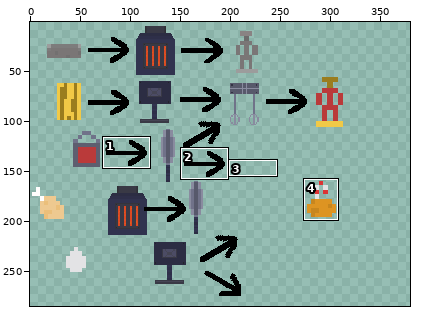
Sprite sheet -- android/assets/instructions.png. The first picture is a wide view before the edit; the outline marks the close-up.
Close-up. As it was:
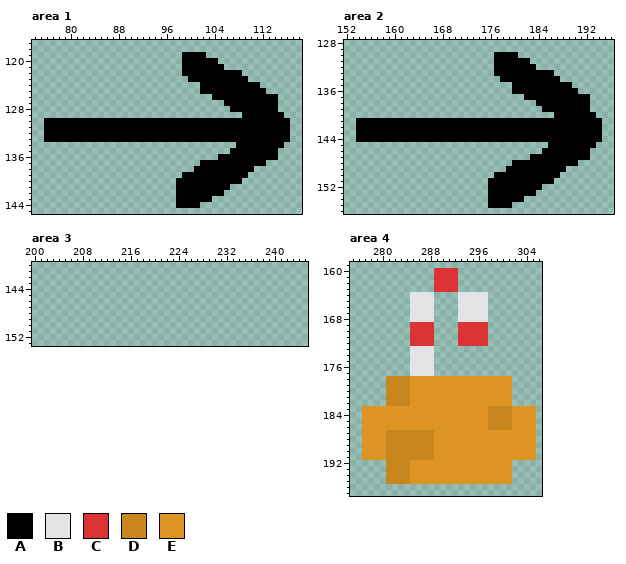
The file is 384x288 pixels. Colours within 5 levels of each other are drawn and written as one. Shown: area 1: x 74..118, y 117..145; area 2: x 152..196, y 128..156; area 3: x 200..245, y 140..153; area 4: x 275..306, y 159..197. The old version is drawn lined up with the new one. The wide view leaves out empty margins. The commit also changed other parts of the picture, which this record leaves out.
Palette (. is transparent): A #000000  B #e3e3e5  C #dc3434  D #c7861e  E #dd9422
Pixels before, area 1, first column x 76:
119 .......................AAAA..............
120 .......................AAAAAA............
121 .......................AAAAAAA...........
122 .......................AAAAAAAAAA........
123 ........................AAAAAAAAAA.......
124 ..........................AAAAAAAAAA.....
125 ..........................AAAAAAAAAAA....
126 ............................AAAAAAAAAAA..
127 ..............................AAAAAAAAA..
128 ...............................AAAAAAAA..
129 .................................AAAAAAA.
130 AAAAAAAAAAAAAAAAAAAAAAAAAAAAAAAAAAAAAAAAA
131 AAAAAAAAAAAAAAAAAAAAAAAAAAAAAAAAAAAAAAAAA
132 AAAAAAAAAAAAAAAAAAAAAAAAAAAAAAAAAAAAAAAAA
133 AAAAAAAAAAAAAAAAAAAAAAAAAAAAAAAAAAAAAAAAA
134 ................................AAAAAAAA.
135 ...............................AAAAAAAA..
136 .............................AAAAAAAAAA..
137 ..........................AAAAAAAAAAA....
138 .........................AAAAAAAAAA......
139 .......................AAAAAAAAAAA.......
140 ......................AAAAAAAAAAA........
141 ......................AAAAAAAAA..........
142 ......................AAAAAAAA...........
143 ......................AAAAAA.............
144 ......................AAAA...............
Pixels before, area 2, first column x 154:
130 .......................AAAA..............
131 .......................AAAAAA............
132 .......................AAAAAAA...........
133 .......................AAAAAAAAAA........
134 ........................AAAAAAAAAA.......
135 ..........................AAAAAAAAAA.....
136 ..........................AAAAAAAAAAA....
137 ............................AAAAAAAAAAA..
138 ..............................AAAAAAAAA..
139 ...............................AAAAAAAA..
140 .................................AAAAAAA.
141 AAAAAAAAAAAAAAAAAAAAAAAAAAAAAAAAAAAAAAAAA
142 AAAAAAAAAAAAAAAAAAAAAAAAAAAAAAAAAAAAAAAAA
143 AAAAAAAAAAAAAAAAAAAAAAAAAAAAAAAAAAAAAAAAA
144 AAAAAAAAAAAAAAAAAAAAAAAAAAAAAAAAAAAAAAAAA
145 ................................AAAAAAAA.
146 ...............................AAAAAAAA..
147 .............................AAAAAAAAAA..
148 ..........................AAAAAAAAAAA....
149 .........................AAAAAAAAAA......
150 .......................AAAAAAAAAAA.......
151 ......................AAAAAAAAAAA........
152 ......................AAAAAAAAA..........
153 ......................AAAAAAAA...........
154 ......................AAAAAA.............
155 ......................AAAA...............
Pixels before, area 4, first column x 277:
160 ............CCCC.............
161 ............CCCC.............
162 ............CCCC.............
163 ............CCCC.............
164 ........BBBB....BBBBB........
165 ........BBBB....BBBBB........
166 ........BBBB....BBBBB........
167 ........BBBB....BBBBB........
168 ........BBBB....BBBBB........
169 ........CCCC....CCCCC........
170 ........CCCC....CCCCC........
171 ........CCCC....CCCCC........
172 ........CCCC....CCCCC........
173 ........BBBB.................
174 ........BBBB.................
175 ........BBBB.................
176 ........BBBB.................
177 ........BBBB.................
178 ....DDDDEEEEEEEEEEEEEEEEE....
179 ....DDDDEEEEEEEEEEEEEEEEE....
180 ....DDDDEEEEEEEEEEEEEEEEE....
181 ....DDDDEEEEEEEEEEEEEEEEE....
182 ....DDDDEEEEEEEEEEEEEEEEE....
183 EEEEEEEEEEEEEEEEEEEEEDDDDEEEE
184 EEEEEEEEEEEEEEEEEEEEEDDDDEEEE
185 EEEEEEEEEEEEEEEEEEEEEDDDDEEEE
186 EEEEEEEEEEEEEEEEEEEEEDDDDEEEE
187 EEEEDDDDDDDDEEEEEEEEEEEEEEEEE
188 EEEEDDDDDDDDEEEEEEEEEEEEEEEEE
189 EEEEDDDDDDDDEEEEEEEEEEEEEEEEE
190 EEEEDDDDDDDDEEEEEEEEEEEEEEEEE
191 EEEEDDDDDDDDEEEEEEEEEEEEEEEEE
192 ....DDDDEEEEEEEEEEEEEEEEE....
193 ....DDDDEEEEEEEEEEEEEEEEE....
194 ....DDDDEEEEEEEEEEEEEEEEE....
195 ....DDDDEEEEEEEEEEEEEEEEE....
After the commit:
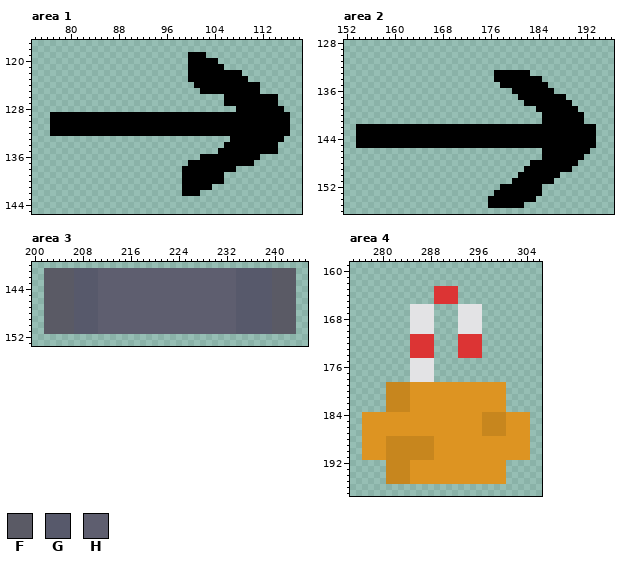
Colours new in this view: F #5a5a65  G #57596b  H #5e5e6f
The exact change:
drawings rearranged on the sheet (the old picture shows each at its new place; 4 dropped ones are not shown)
Changed rows in their new state; - is an unchanged pixel.
Area 1:
first column x 76:
119 -----------------------.-----------------
120 -----------------------.-----------------
121 -----------------------.-----------------
122 -----------------------.-----------------
124 -------------------------A---------------
125 ------------------------------------.----
126 ----------------------------..-----------
128 -------------------------------.-------A-
129 -AAAAAAAAAAAAAAAAAAAAAAAAAAAAAAAA-------A
130 .----------------------------------------
131 .----------------------------------------
132 .----------------------------------------
133 ...............................---------.
134 ------------------------------AA-------.-
135 -----------------------------AA----------
136 --------------------------AAA-------...--
137 ------------------------AA---------..----
138 -----------------------AA-------...------
139 ------------------------------....-------
140 ----------------------.-------...--------
141 ----------------------.-----...----------
142 ----------------------.---....-----------
143 ----------------------......-------------
144 ----------------------....---------------
Area 2:
first column x 154:
130 -----------------------....--------------
131 -----------------------......------------
132 -----------------------.......-----------
133 -----------------------------....--------
134 -----------------------A-------...-------
135 ------------------------AA------....-----
136 ---------------------------------....----
137 ---------------------------A-------....--
138 ----------------------------AA------...--
139 ------------------------------A------..--
140 -------------------------------AA-----..-
141 ...............................-------...
142 ----------------------------------------.
143 ----------------------------------------.
144 ----------------------------------------.
145 AAAAAAAAAAAAAAAAAAAAAAAAAAAAAAAA---------
147 -----------------------------..-------.--
148 --------------------------...------------
149 -------------------------...-------A-----
150 -----------------------....--------------
151 ----------------------....---------------
152 ----------------------..-----------------
153 ----------------------.-------A----------
154 ----------------------------AA-----------
155 --------------------------AA-------------
Area 3:
first column x 202:
141 FFFFFGGGGHHHHHHHHHHHHHHHHHHHHHHHGGGGGGFFFF
142 FFFFFGGGGHHHHHHHHHHHHHHHHHHHHHHHGGGGGGFFFF
143 FFFFFGGGGHHHHHHHHHHHHHHHHHHHHHHHGGGGGGFFFF
144 FFFFFGGGGHHHHHHHHHHHHHHHHHHHHHHHGGGGGGFFFF
145 FFFFFGGGGHHHHHHHHHHHHHHHHHHHHHHHGGGGGGFFFF
146 FFFFFGGGGHHHHHHHHHHHHHHHHHHHHHHHGGGGGGFFFF
147 FFFFFGGGGHHHHHHHHHHHHHHHHHHHHHHHGGGGGGFFFF
148 FFFFFGGGGHHHHHHHHHHHHHHHHHHHHHHHGGGGGGFFFF
149 FFFFFGGGGHHHHHHHHHHHHHHHHHHHHHHHGGGGGGFFFF
150 FFFFFGGGGHHHHHHHHHHHHHHHHHHHHHHHGGGGGGFFFF
151 FFFFFGGGGHHHHHHHHHHHHHHHHHHHHHHHGGGGGGFFFF
Area 4:
first column x 285:
160 ----....-----
161 ----....-----
162 ----....-----
164 ....CCCC.....
165 ....CCCC.....
166 ------------.
167 ------------.
168 ------------.
169 BBBB----BBBB.
170 BBBB----BBBB.
171 ------------.
172 ------------.
173 CCCC----CCCC-
174 CCCC----CCCC-
first column x 277:
178 ----....BBBB.............----
179 ------------------------.----
180 ------------------------.----
181 ------------------------.----
182 ------------------------.----
183 ....DDDD-------------EEE.....
184 --------------------D---E---.
185 --------------------D---E---.
186 --------------------D---E---.
187 ----EEEEEEEE--------DDDD----.
188 ----------------------------.
189 ----------------------------.
190 ----------------------------.
191 ----------------------------.
192 ------------------------.----
193 ------------------------.----
194 ------------------------.----
195 ------------------------.----
Boxes around the changes in both close-ups, in picture pixels (x1, y1, x2, y2):
changed: (44, 52, 290, 208)
changed: (356, 52, 602, 208)
added: (44, 268, 296, 334)
changed: (362, 268, 536, 460)
erased: (506, 460, 512, 484)
